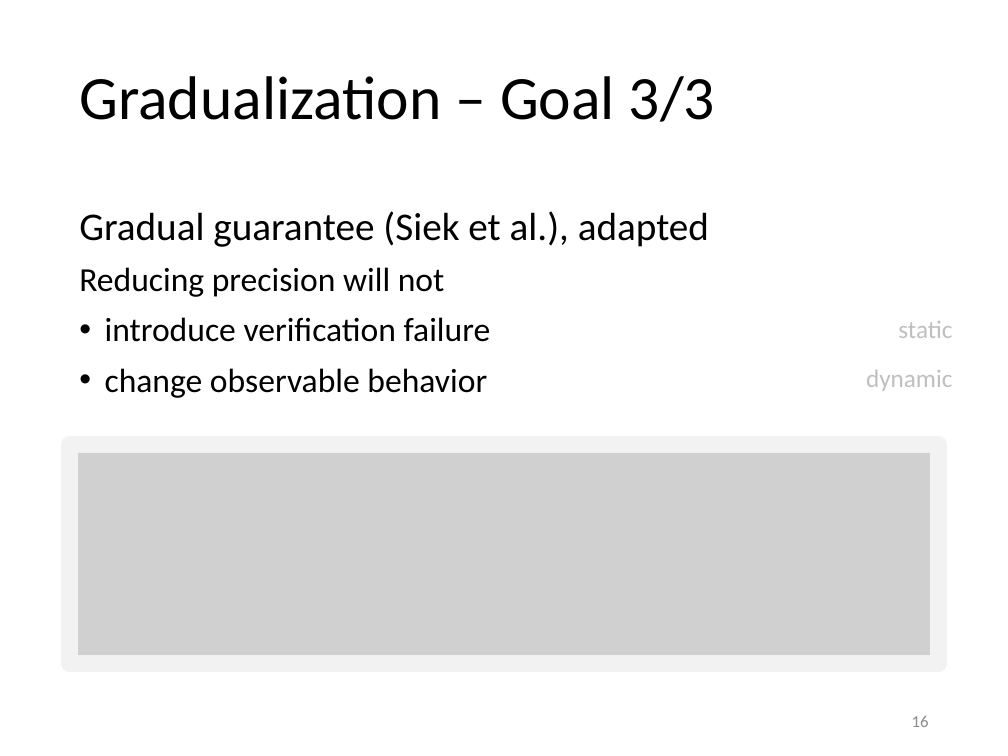
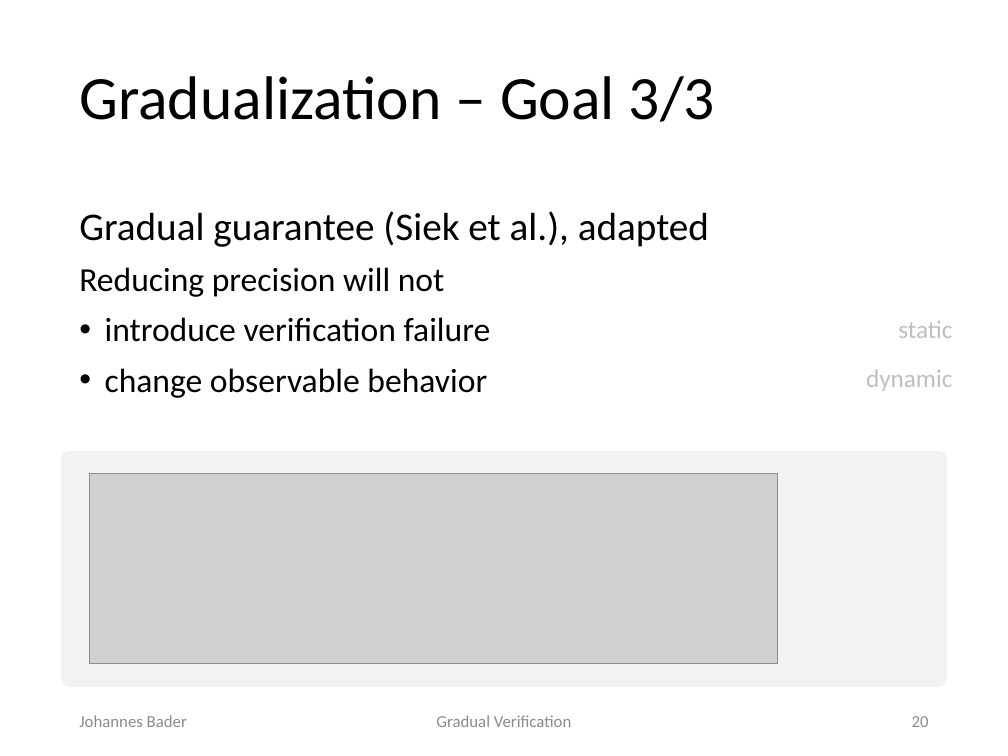
Before and after one commit to olydis/GradVerThesis, a slide deck: slide 20 of presentation/PLunch.pptx (slide 16 before the commit). Drawn at 1008x756 pixels with LibreOffice and Linux fonts; fonts in the diff are those of the drawing; grey boxes stand for pictures. Boxes give left, top, right and bottom in pixels: in the first picture for what was removed or moved away, otherwise in the second. Text is boxed around its words. In the diff, an @@ line names an element or a change of style, - is before the commit and + after.

```diff
--- a/presentation/PLunch.pptx
+++ b/presentation/PLunch.pptx
@@ rectangle added at [70,459,939,678], fill #F2F2F2, outline #F2F2F2 12 pt @@
@@ picture: place and size @@
-picture at [70,445,939,663]
+picture at [90,474,778,663]
@@ text added at [79,715,187,727], 12 pt, text #8C8C8C @@
+Johannes Bader
@@ text added at [436,715,571,727], 12 pt, text #8C8C8C @@
+Gradual Verification
@@ page number at [912,716,929,727]: text changed @@
-16
+20
```
Also in this commit, not shown: 16 other slides changed, 30 slides added, 8 slides removed, 2 other files.
